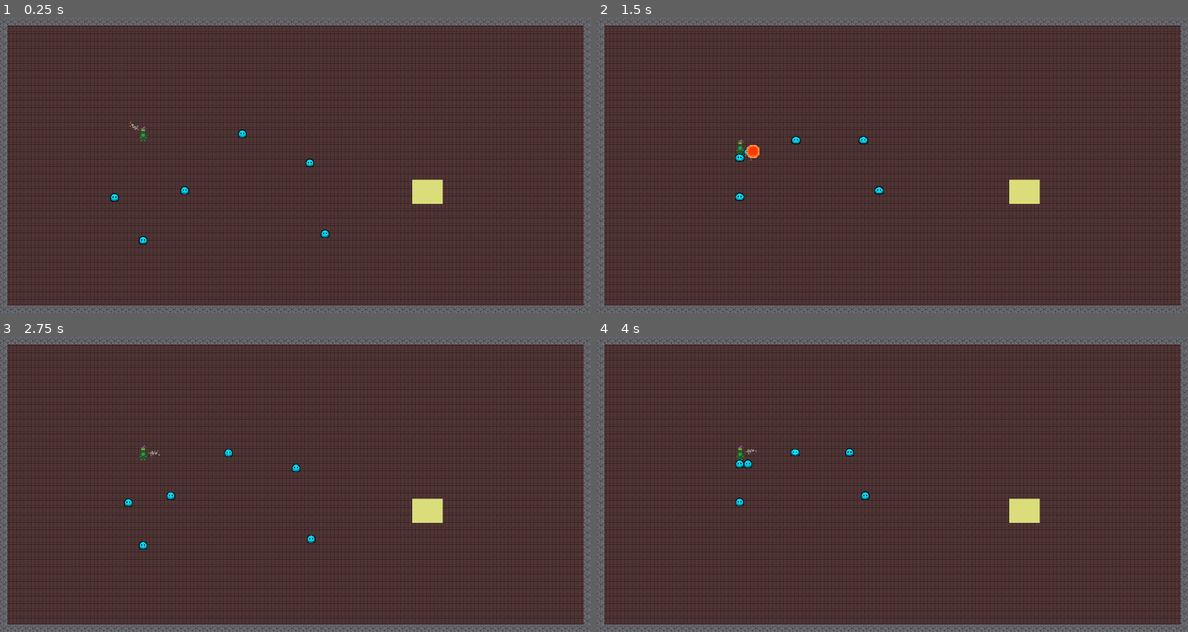
Above: before the commit, frames 1-4 (two rows, left to right).
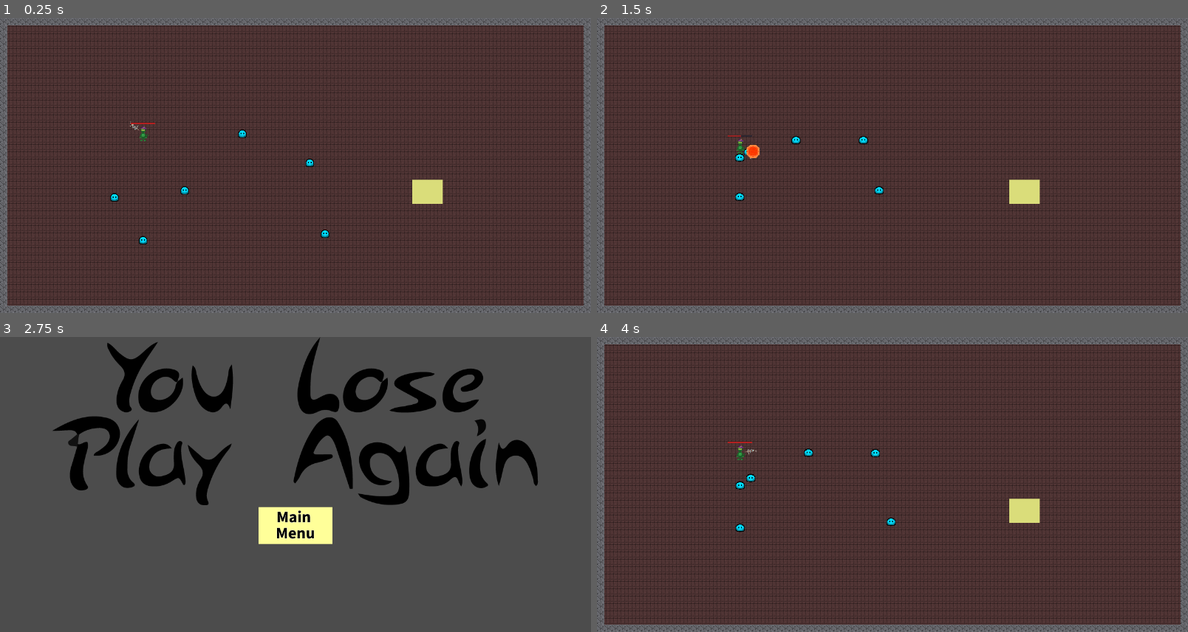
Above: after the commit, the same moments.

Repository: bentuttle2000/Game-Jam-F2021-2pm
Game: Godot game, scene res://Stages/StageOne.tscn
The game is run twice, just before and just after one commit, with the same random seed, the same clock (stepped at 60 frames per second) and the same inputs. This scene is started directly instead of the project's main scene.
Inputs (mouse positions are in pixels of both pictures, inside the frame that each line leads up to):
- Up to frame 1 (0.25 s): no input
- Up to frame 2 (1.5 s): move the mouse to (1022, 150) at 0.52 s; press the mouse at (1022, 150) at 0.53 s; hold D (ui_right) 0.53-1.28 s; move the mouse to (774, 180) at 1.27 s; release the mouse at (774, 180) at 1.28 s; hold S (ui_down) from 1.28 s (still down); tap E (use_action) at 1.35 s
- Up to frame 3 (2.75 s): release S (ui_down) at 2 s; click (295, 460) at 2.02 s
- Up to frame 4 (4 s): click (892, 460) at 2.77 s; move the mouse to (951, 419) at 3.52 s; press the mouse at (951, 419) at 3.53 s; hold D (ui_right) from 3.53 s (still down)

The runs differ from the first frame. In frame 1, less than 0.1% of the frame differs, in the area x 22-27%, y 35-36%; in frame 2, less than 0.1%; in frame 3, 54%, in the area x 0-100%, y 0-100%; in frame 4, 0.5%.

Commit message:
HealthBar
Added health to the player and the health bar. Might be a little weird right now but just tell me if there are any problems.

Diff:
--- a/GameJam/Enemy.gd
+++ b/GameJam/Enemy.gd
@@ -31,7 +31,10 @@
 			velocity.y = 0;
 		move_and_slide(velocity);
 
-
+		if get_slide_count() > 0:
+			for i in range (get_slide_count()):
+				if "Player" in get_slide_collision(i).collider.name:
+					get_slide_collision(i).collider.dead(1)
 
 func dead():
 	HP -= 1
--- a/GameJam/Objects/Enemy.tscn
+++ b/GameJam/Objects/Enemy.tscn
@@ -13,15 +13,15 @@
 
 [sub_resource type="SpriteFrames" id=1]
 animations = [ {
+"frames": [ ExtResource( 1 ), ExtResource( 5 ), ExtResource( 8 ), ExtResource( 4 ) ],
+"loop": false,
+"name": "Dead",
+"speed": 5.0
+}, {
 "frames": [ ExtResource( 6 ), ExtResource( 9 ), ExtResource( 3 ), ExtResource( 7 ) ],
 "loop": true,
 "name": "Idle",
 "speed": 12.0
-}, {
-"frames": [ ExtResource( 1 ), ExtResource( 5 ), ExtResource( 8 ), ExtResource( 4 ) ],
-"loop": false,
-"name": "Dead",
-"speed": 5.0
 }, {
 "frames": [ ExtResource( 10 ) ],
 "loop": true,
--- a/GameJam/Objects/Player.tscn
+++ b/GameJam/Objects/Player.tscn
@@ -10,6 +10,10 @@
 [ext_resource path="res://Assets/player Sprites/playerDeath_4.png" type="Texture" id=8]
 [ext_resource path="res://Assets/player Sprites/playerDeath_3.png" type="Texture" id=9]
 [ext_resource path="res://Assets/player Sprites/playerDeath_2.png" type="Texture" id=10]
+[ext_resource path="res://Assets/Health0.png" type="Texture" id=11]
+[ext_resource path="res://Assets/Health3.png" type="Texture" id=12]
+[ext_resource path="res://Assets/Health1.png" type="Texture" id=13]
+[ext_resource path="res://Assets/Health2.png" type="Texture" id=14]
 
 [sub_resource type="RectangleShape2D" id=1]
 extents = Vector2( 10.1725, 15.6982 )
@@ -21,20 +25,43 @@
 "name": "IdleDown",
 "speed": 5.0
 }, {
-"frames": [ ExtResource( 1 ) ],
-"loop": true,
-"name": "IdleUp",
-"speed": 5.0
+"frames": [ ExtResource( 6 ), ExtResource( 7 ), ExtResource( 10 ), ExtResource( 9 ), ExtResource( 8 ) ],
+"loop": false,
+"name": "Dead",
+"speed": 12.0
 }, {
 "frames": [ ExtResource( 4 ) ],
 "loop": true,
 "name": "IdleRight",
 "speed": 5.0
 }, {
-"frames": [ ExtResource( 6 ), ExtResource( 7 ), ExtResource( 10 ), ExtResource( 9 ), ExtResource( 8 ) ],
-"loop": false,
-"name": "Dead",
-"speed": 12.0
+"frames": [ ExtResource( 1 ) ],
+"loop": true,
+"name": "IdleUp",
+"speed": 5.0
+} ]
+
+[sub_resource type="SpriteFrames" id=3]
+animations = [ {
+"frames": [ ExtResource( 14 ) ],
+"loop": true,
+"name": "Health2",
+"speed": 5.0
+}, {
+"frames": [ ExtResource( 11 ) ],
+"loop": true,
+"name": "Health0",
+"speed": 5.0
+}, {
+"frames": [ ExtResource( 12 ) ],
+"loop": true,
+"name": "Health3",
+"speed": 5.0
+}, {
+"frames": [ ExtResource( 13 ) ],
+"loop": true,
+"name": "Health1",
+"speed": 5.0
 } ]
 
 [node name="Player" type="KinematicBody2D"]
@@ -53,4 +80,15 @@
 [node name="Timer" type="Timer" parent="."]
 wait_time = 0.5
 
+[node name="HealthBar" type="AnimatedSprite" parent="."]
+position = Vector2( 0.0589933, -22.358 )
+scale = Vector2( 0.66522, 0.620238 )
+frames = SubResource( 3 )
+animation = "Health3"
+
+[node name="DamageCooldown" type="Timer" parent="."]
+wait_time = 0.25
+one_shot = true
+
 [connection signal="timeout" from="Timer" to="." method="_on_Timer_timeout"]
+[connection signal="timeout" from="DamageCooldown" to="." method="_on_DamageCooldown_timeout"]
--- a/GameJam/Scripts/Player.gd
+++ b/GameJam/Scripts/Player.gd
@@ -21,8 +21,10 @@
 var chargeAmount = 1.0;
 const chargeRate = .025;
 const chargeMax = 2.0;
+var hp = 3;
 
 var isDead = false
+var vulnerable = true
 
 func _process(delta):
 	#aim wand at mouse
@@ -41,8 +43,14 @@
 		if get_slide_count() > 0:
 				for i in range(get_slide_count()):
 					if "Enemy" in get_slide_collision(i).collider.name:
-						isDead = true
-						dead();
+						dead(1);
+
+	if hp == 1:
+		$HealthBar.play("Health1")
+	if hp == 2:
+		$HealthBar.play("Health2")
+	if hp == 3:
+		$HealthBar.play("Health3")
 
 #function called every pass that will move the player based on keyboard input
 #written by Ben Tuttle
@@ -128,9 +136,19 @@
 	spellNum = 1
 
 
-func dead():
-	$Timer.start()
-	$AnimatedSprite.play("Dead")
+func dead(damage):
+	if vulnerable == true:
+		hp = hp - damage
+		vulnerable = false
+		$DamageCooldown.start()
+		if  hp <= 0:
+			isDead = true
+			hp = 0
+			velocity = Vector2(0, 0)
+			$AnimatedSprite.play("Dead")
+			$HealthBar.play("Health0")
+			$CollisionShape2D.set_deferred("disabled", true)
+			$Timer.start()
 
 #----Set active parameters for player physics which are rendered inactive upon entering dialogue----#
 #-Nick Mineo-#
@@ -142,3 +160,7 @@
 
 func _on_Timer_timeout():
 	get_tree().change_scene("res://Stages/LoseScreen.tscn")
+
+
+func _on_DamageCooldown_timeout():
+	vulnerable = true
Binary file added: GameJam/Assets/Health0.png
Not shown, added: GameJam/Assets/Health0.png.import
Binary file added: GameJam/Assets/Health1.png
Not shown, added: GameJam/Assets/Health1.png.import
Binary file added: GameJam/Assets/Health2.png
Not shown, added: GameJam/Assets/Health2.png.import
Binary file added: GameJam/Assets/Health3.png
Not shown, added: GameJam/Assets/Health3.png.import
Not shown: 1 places in GameJam/Objects/Player.tscn that only renumber resources
